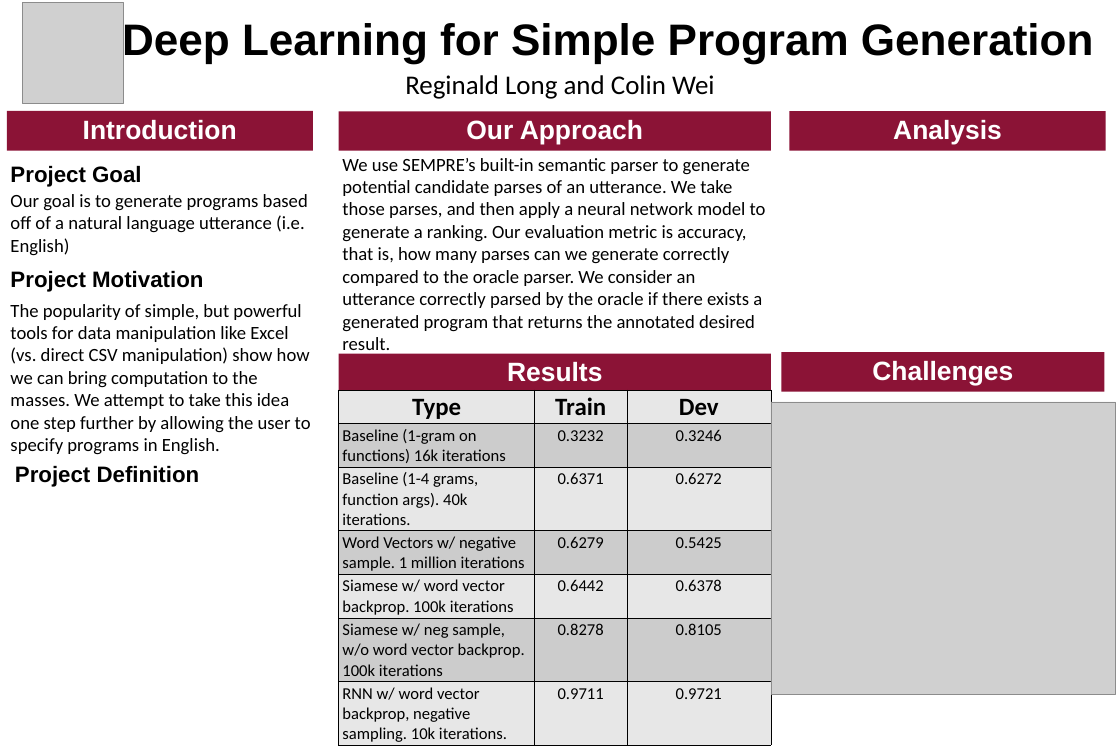
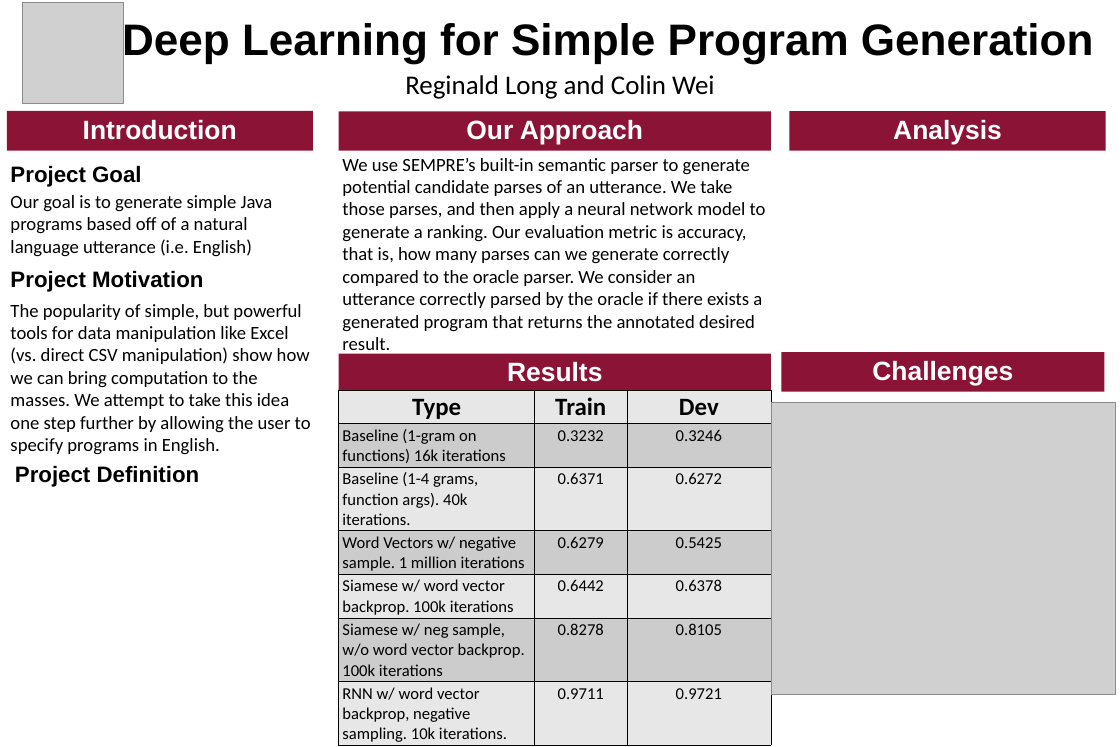
Before and after one commit to reggylong/program, a slide deck: slide 1 of poster.pptx. Drawn at 1120x747 pixels with LibreOffice and Linux fonts; fonts in the diff are those of the drawing; grey boxes stand for pictures. Boxes give left, top, right and bottom in pixels: in the first picture for what was removed or moved away, otherwise in the second. Text is boxed around its words. In the diff, an @@ line names an element or a change of style, - is before the commit and + after.

Commit message:
Updated poster

```diff
--- a/poster.pptx
+++ b/poster.pptx
@@ text at [10, 195, 273, 257]: text changed @@
-Our goal is to generate programs based off of a natural language utterance (i.e. English)
+Our goal is to generate simple Java programs based off of a natural language utterance (i.e. English)
```
